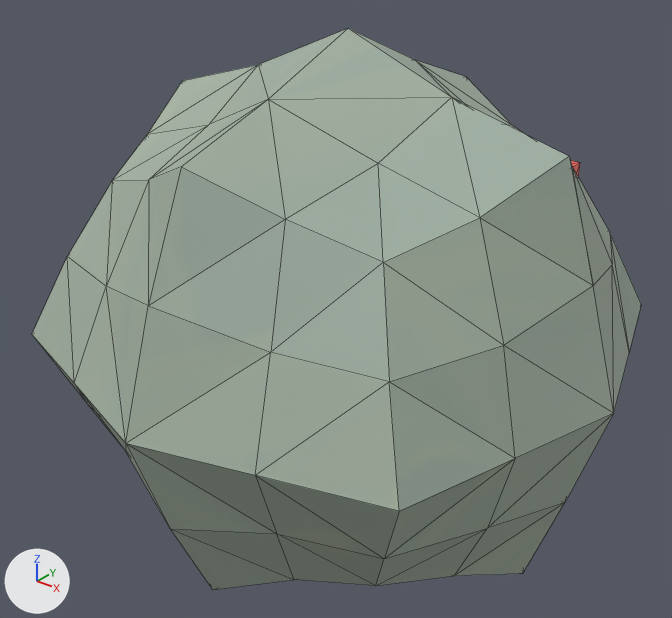
A saved change to the OBJ model DirectXGame/Resources/enemy/enemy.obj.
Before and after are seen from a 50 mm lens placed at (2.37, -3.04, 1.92), pointed at (-0.05, -0.02, 0.04). Lighting does not change. The marker at lower left points along +X, +Y and +Z. Mesh edges are drawn as thin lines. Where no turn or scale is listed for an object, it has been applied to the vertices.

The first picture shows '立方体_立方体.001'.
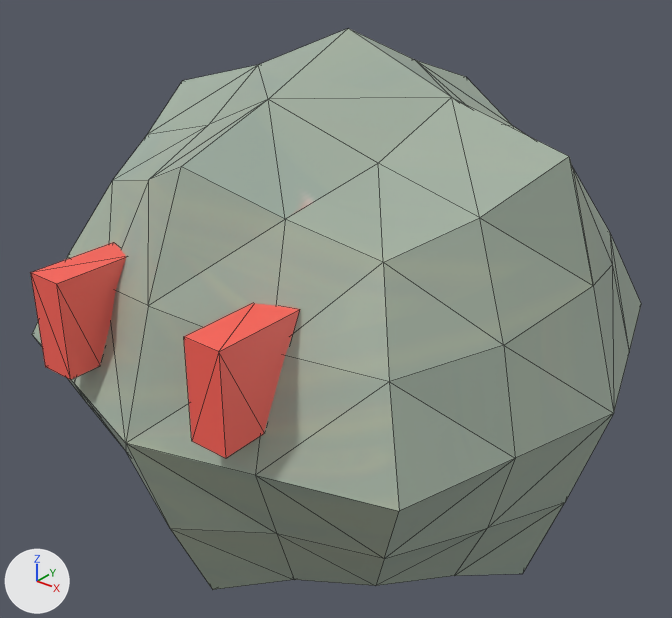
The change, as a list of edits to the scene's bpy script:
```text
Change me_立方体_立方体_001:
    where me_立方体_立方体_001.from_pydata(...)  # 114 vertices, 216 faces; spans x -1.3..1.3, y -1.3..1.3, z -1.3..1.3
    used by ob_立方体_立方体_001; location = (0.0, 0.0, 0.0)
    me_立方体_立方体_001 part 1: the loose piece of 8 vertices spanning x 0.33..0.49, y 0.89..1.27, z 0.13..0.53 is deleted
    me_立方体_立方体_001 part 2
    16 vertices are added at x -0.49..0.49, y -1.27..-0.89, z 0.13..0.53
    24 new faces join them
    me_立方体_立方体_001 part 3: 192 kept faces spanning x -1.3..1.3, y -1.3..1.3, z -1.3..1.3 get new texture (UV) coordinates
```

Pixel boxes [x1, y1, x2, y2] of what changed, in the pictures (672 x 618 px):
'立方体_立方体.001', reshaped: before [32, 28, 641, 590]; after [30, 28, 641, 590]
part 1 of me_立方体_立方体_001, deleted: before [571, 161, 580, 178]
part 2 of me_立方体_立方体_001, added (red): after [30, 242, 300, 458]
part 3 of me_立方体_立方体_001, surface changed: [32, 60, 641, 585] in both
